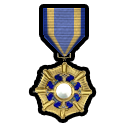
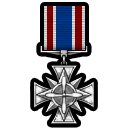
Layers edited between the first and the second w=128, h=128 image:
added group "DistinguishedFlyingCross" with 6 layers in group "Group 2" over [34, 6, 94, 124]
added layer "Layer 15 copy" (1st of 2, in "Group 2" › "DistinguishedFlyingCross") (multiply) in group "DistinguishedFlyingCross" over [44, 6, 85, 50]
added layer "Layer 15" (1st of 2, in "Group 2" › "DistinguishedFlyingCross") in group "DistinguishedFlyingCross" over [44, 6, 85, 50]
added layer "Layer 38" in group "DistinguishedFlyingCross" over [34, 44, 94, 124]
hid group "RelicStar" (15 layers) over [32, 8, 93, 119]
